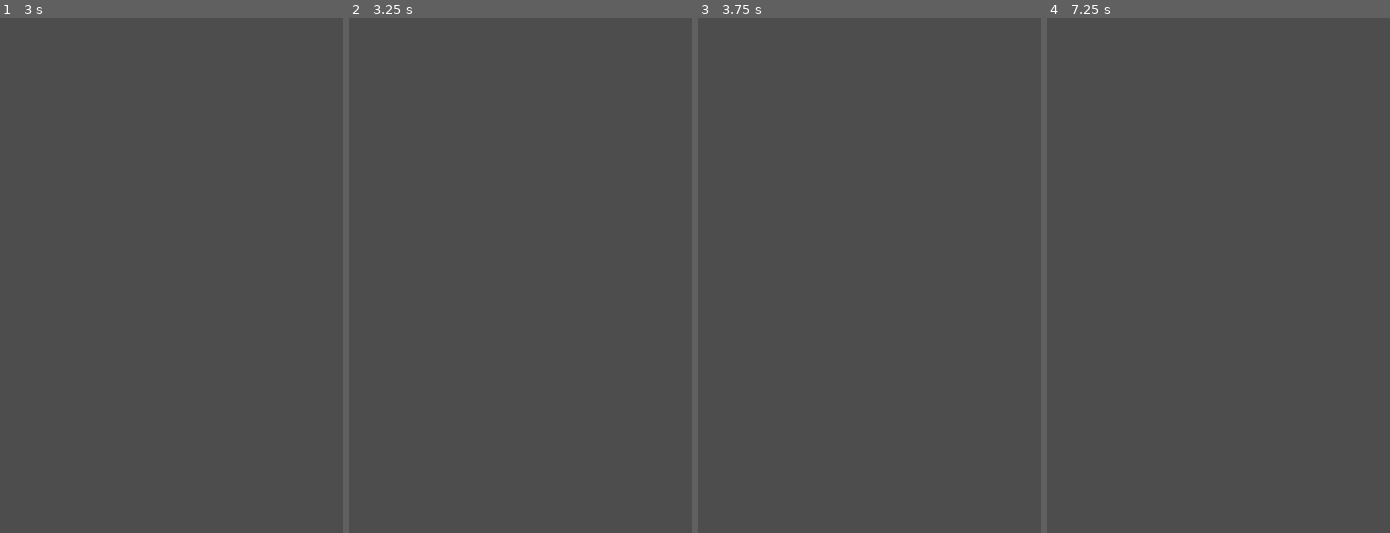
Above: before the commit, frames 1-4 (left to right).
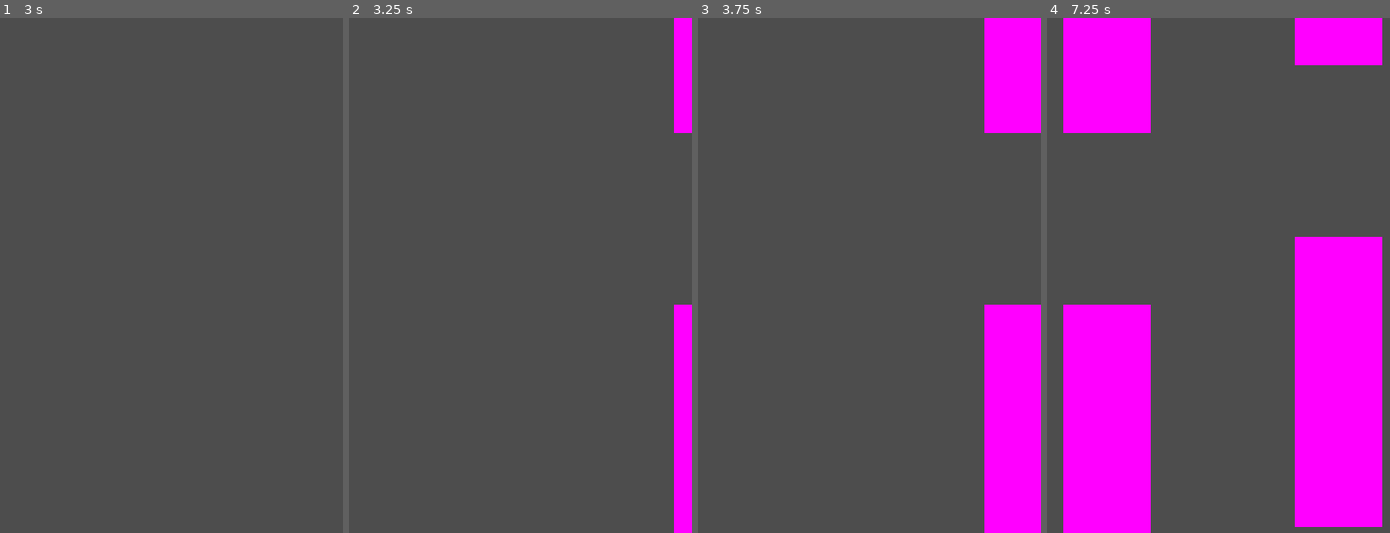
Above: after the commit, the same moments.

Repository: davidward462/flappy-bird
Game: Godot game, scene res://scenes/game.tscn
The game is run twice, just before and just after one commit, with the same random seed, the same clock (stepped at 60 frames per second) and the same inputs.
Inputs:
- Up to frame 1 (3 s): tap Space (jump) at 0.77, 1.52, 2 s; tap Enter at 1.25, 2.75 s
- Up to frame 2 (3.25 s): tap Space (jump) at 3.02 s
- Up to frame 3 (3.75 s): no input
- Up to frame 4 (7.25 s): tap Space (jump) at 3.77, 4.52, 6.02, 6.77 s

Frame 1 is identical in both runs. In frame 2, 3.5% of the frame differs, in the area x 94-100%, y 0-100%; in frame 3, 11%; in frame 4, 34%, in the area x 4-98%, y 0-100%.
Error before the commit: Invalid assignment of property or key 'y' with value of type 'Nil' on a base object of type 'Vector2'. (res://scripts/game.gd:31)

Commit message:
set return value

Diff:
--- a/scripts/game.gd
+++ b/scripts/game.gd
@@ -15,13 +15,15 @@
 	timer.timeout.connect(_on_timer_timeout)
 	randomize()
 
-func calc_y_spawn_pos(y_pos):
+func calc_y_spawn_pos(y_pos) -> int:
 	var random_height = int(randf_range(-100, 100))
 	var center_height = 0 + wall_spawn_y_offset + random_height
 	var y_spawn = y_pos + center_height
+	return y_spawn
 
 func create_wall(x_pos, y_pos)  -> void:
 	var y_spawn = calc_y_spawn_pos(y_pos)
+
 
 	# create instance
 	var instance = wall_set_scene.instantiate()
